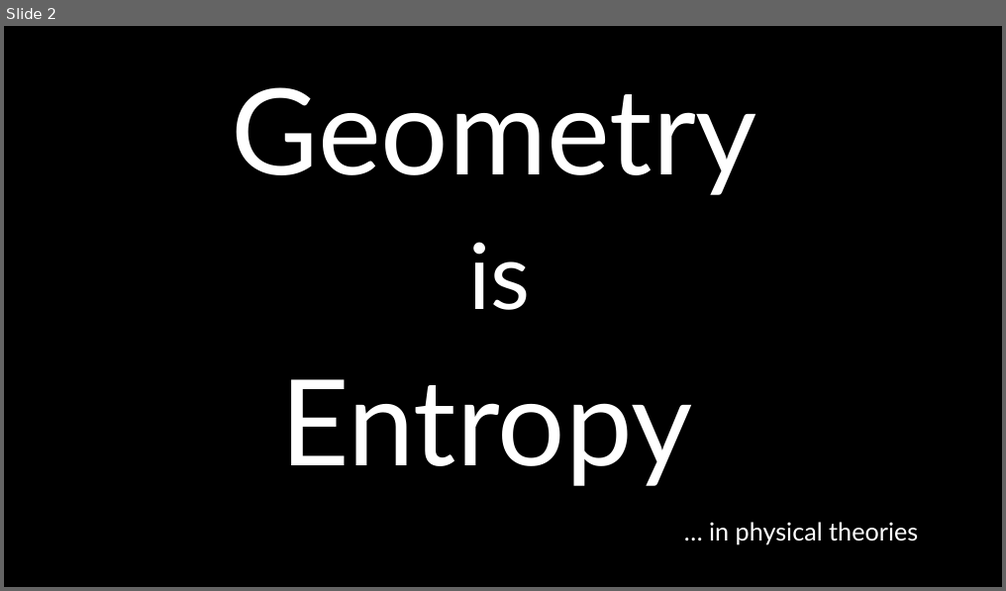
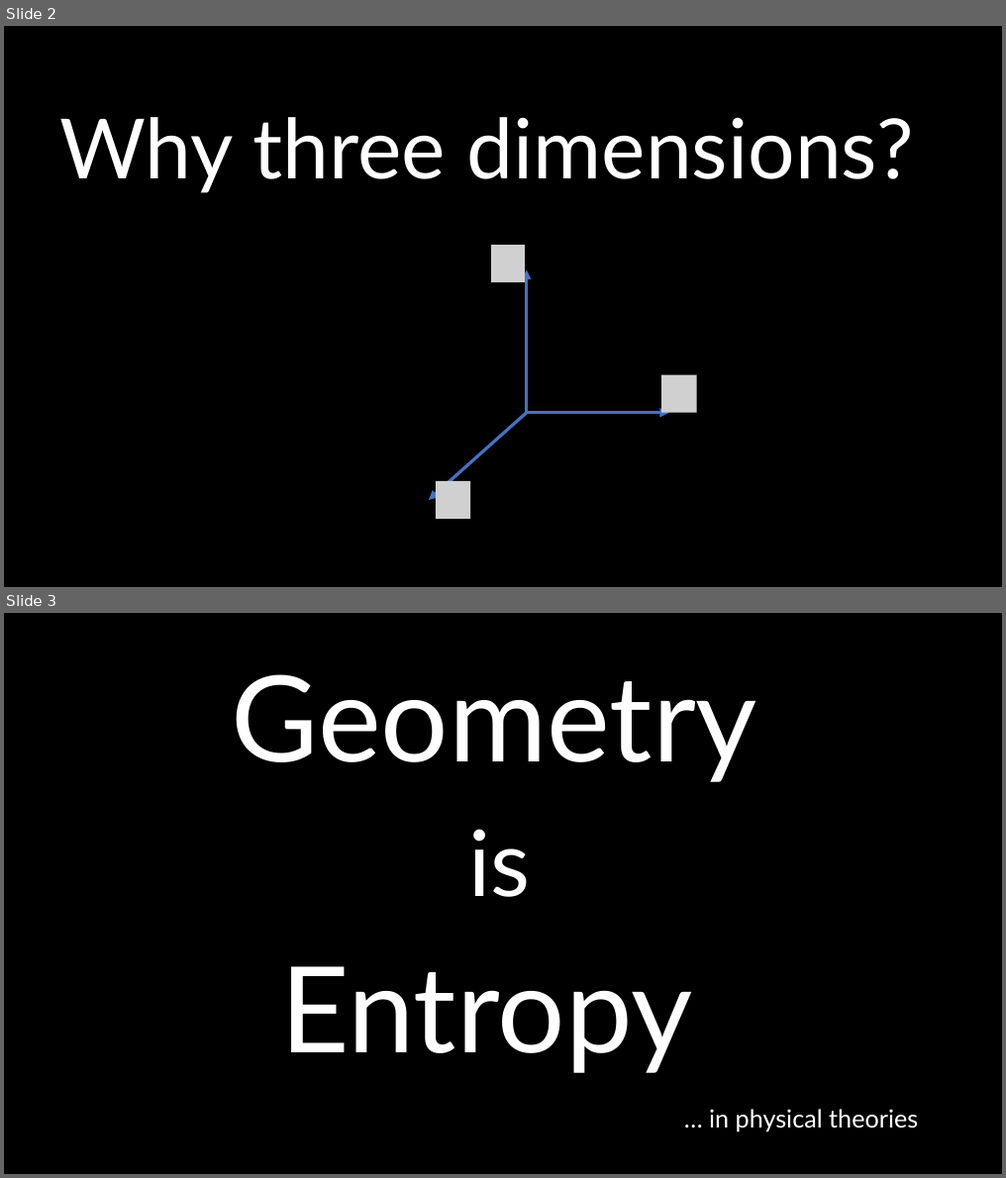
Before and after one commit to assumptionsofphysics/slides, a slide deck: 2025/2025Thumbnail.pptx. Shown one above the other, each under a label of ours: slide 2 before the commit, slides 2 and 3 after it. The pictures are 1006x591 and 1006x1178 pixels, drawn with LibreOffice and Linux fonts; fonts in the diff are those of the drawing; grey boxes stand for pictures; background and template pictures are left out. Boxes give left, top, right and bottom in pixels: in the first picture for what was removed or moved away, otherwise in the second. Text is boxed around its words. In the diff, an @@ line names an element or a change of style, - is before the commit and + after.

```diff
--- a/2025/2025Thumbnail.pptx
+++ b/2025/2025Thumbnail.pptx
@@ slide 2 added at box(4, 26, 1002, 587), background #000000 @@
@@ text added at box(59, 117, 913, 193), 80 pt, text #FFFFFF @@
+Why three dimensions?
@@ picture added at box(491, 245, 525, 282) @@
@@ arrow added from (527, 413) to (527, 271), #4472C4 3 pt @@
@@ picture added at box(661, 374, 696, 412) @@
@@ arrow added from (527, 413) to (429, 500), #4472C4 3 pt @@
@@ arrow added from (527, 413) to (669, 413), #4472C4 3 pt @@
@@ picture added at box(436, 481, 471, 519) @@
@@ what was slide 2 is now slide 3 @@
```
Also in this commit, not shown: 1 other file.
